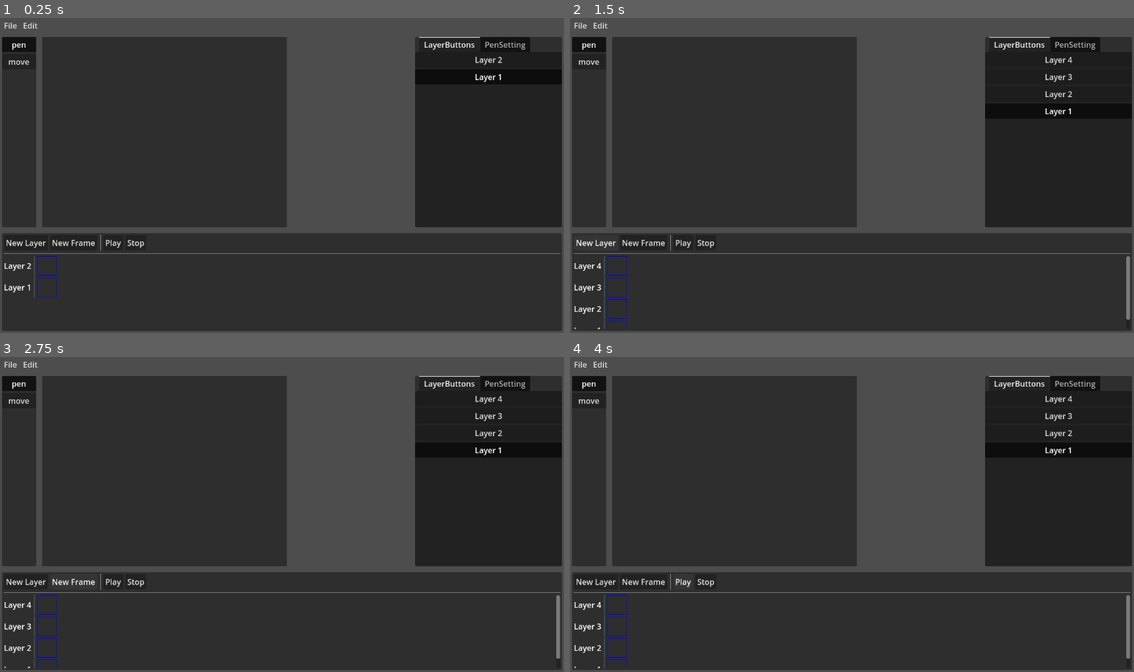
Above: before the commit, frames 1-4 (two rows, left to right).
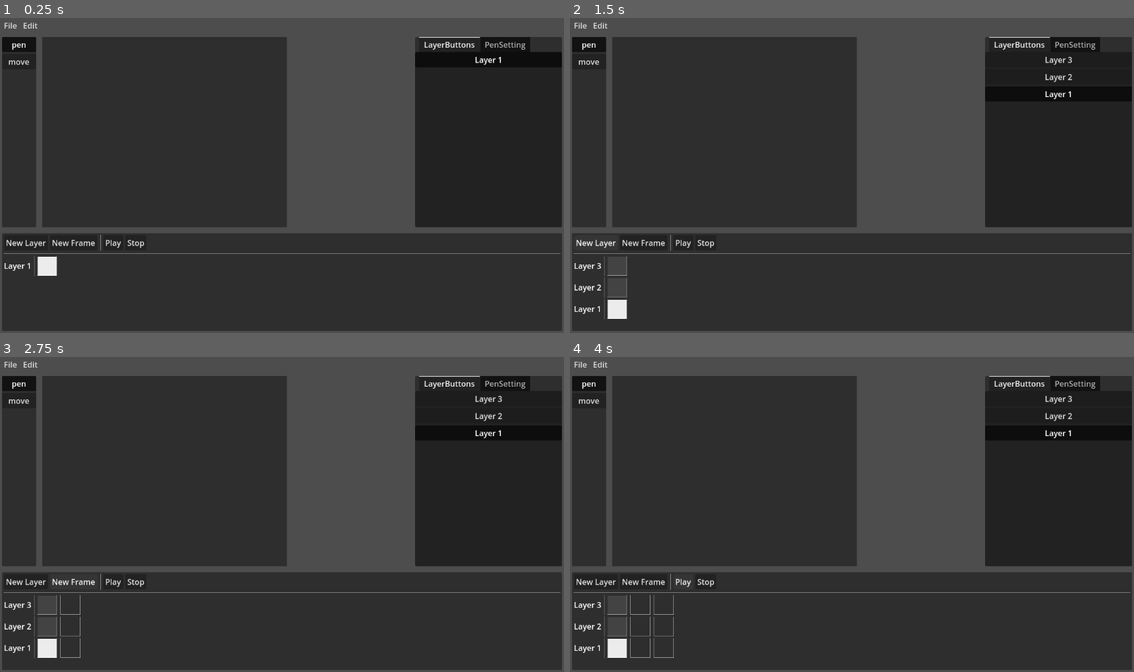
Above: after the commit, the same moments.

Repository: LaoDie1/godot-animation-board
Game: Godot game, scene res://src/main/main.tscn
Two runs of this game, one before a commit and one after it. Both use one fixed random seed, a clock stepped at 60 frames per second and the inputs below.
Inputs:
- Up to frame 1 (0.25 s): no input
- Up to frame 2 (1.5 s): click "New Layer" at 0.5 s; click "New Layer" at 1.25 s
- Up to frame 3 (2.75 s): click "New Frame" at 2 s
- Up to frame 4 (4 s): click "New Frame" at 2.75 s; click "Play" at 3.5 s

The runs differ from the first frame. In frame 1, 0.4% of the frame differs, in the area x 0-90%, y 12-89%; in frame 2, 0.6%; in frame 3, 0.7%; in frame 4, 0.8%, in the area x 0-100%, y 12-99%.

Commit message:
更新代码

Diff:
--- a/src/config/project_data.gd
+++ b/src/config/project_data.gd
@@ -10,8 +10,10 @@
 ##这里统一处理整个项目的数据
 extends Node
 
+
 const DEFAULT_LAYER = 1
 const DEFAULT_FRAME = 1
+const THUMBNAILS_SIZE = Vector2i(40, 40) # 缩略图大小
 
 
 #============================================================
@@ -92,9 +94,10 @@
 signal newly_frame(frame_id: int)
 signal frame_changed(last_frame_id: int, frame_id: int)
 signal texture_changed(layer_id: int, frame_id: int)
-
-
-var _current_frame : int = 0
+signal select_layers_changed()
+
+
+var _current_frame : int = 1
 var _auto_incr_layer_id : int = 0
 var _auto_incr_frame_id : int = 0
 var _frame_ids : Dictionary = {} # 帧ID列表
@@ -147,8 +150,6 @@
 ## 新的动画帧
 func new_frame() -> int:
 	_auto_incr_frame_id += 1
-	if _auto_incr_frame_id == 1:
-		_current_frame = 1
 	_frame_ids[_auto_incr_frame_id] = null
 	# 所有层增加新的帧图像
 	for layer_id in get_layer_ids():
@@ -176,21 +177,55 @@
 	var data = get_image_data(layer_id, frame_id)
 	data[PropertyName.KEY.TEXTURE] = texture
 	var id = "%d,%d" % [layer_id, frame_id]
-	_id_to_thumbnails.erase(id)
+	_update_thumbnails(layer_id, frame_id, texture)
 	texture_changed.emit(layer_id, frame_id, texture)
 
-## 添加可绘制到的层
-func add_select_layer(layer_id: int):
-	_selected_layer_ids[layer_id] = null
+func _update_thumbnails(layer_id: int, frame_id: int, texture: ImageTexture):
+	var id = "%d,%d" % [layer_id, frame_id]
+	var _texture := get_image_texture(layer_id, frame_id).duplicate(true) as ImageTexture
+	_texture.set_size_override( THUMBNAILS_SIZE )
+	_id_to_thumbnails[ id ] = _texture
+
+## 获取缩略图
+func get_thumbnails(layer_id: int, frame_id: int) -> ImageTexture:
+	var id = "%d,%d" % [layer_id, frame_id]
+	#var id = "%d,%d,%s" % [layer_id, frame_id, size]
+	if not _id_to_thumbnails.has(id):
+		var texture = get_image_texture(layer_id, frame_id).duplicate(true)
+		_update_thumbnails(layer_id, frame_id, texture)
+	return _id_to_thumbnails[id]
+
+## 添加选中的层
+func add_select_layer(layer_id: int) -> bool:
+	if not _selected_layer_ids.has(layer_id):
+		_selected_layer_ids[layer_id] = null
+		select_layers_changed.emit()
+		return true
+	return false
+
+## 移除选中的层
+func remove_select_layer(layer_id: int) -> bool:
+	if _selected_layer_ids.erase(layer_id):
+		select_layers_changed.emit()
+		return true
+	return false
 
 ## 添加可绘制到的层
 func add_select_layers(layer_ids: Array):
-	for id in layer_ids:
-		_selected_layer_ids[id] = null
+	var added = false
+	for layer_id in layer_ids:
+		if add_select_layer(layer_id):
+			added = true
+	if added:
+		select_layers_changed.emit()
 
 ## 清除可绘制到的层
 func clear_select_layer():
 	_selected_layer_ids.clear()
+
+## 是选中的层
+func is_select_layer(layer_id: int) -> bool:
+	return _selected_layer_ids.has(layer_id)
 
 ## 获取选中的层
 func get_select_layer_ids() -> Array:
@@ -207,14 +242,3 @@
 
 func get_image_data_by_current_frame(layer_id: int) -> Dictionary:
 	return get_image_data(layer_id, _current_frame)
-
-## 获取缩略图
-func get_thumbnails(layer_id: int, frame_id: int) -> ImageTexture:
-	var size = Vector2i(40, 40)
-	var id = "%d,%d" % [layer_id, frame_id]
-	#var id = "%d,%d,%s" % [layer_id, frame_id, size]
-	if not _id_to_thumbnails.has(id):
-		var texture := get_image_texture(layer_id, frame_id).duplicate(true) as ImageTexture
-		texture.set_size_override( size )
-		_id_to_thumbnails[ id ] = texture
-	return _id_to_thumbnails[id]
--- a/src/main/draw_container/draw_container.gd
+++ b/src/main/canvas_container/canvas_container.gd
@@ -6,7 +6,7 @@
 # - version: 4.2.1
 #============================================================
 ## 绘图容器
-class_name DrawContainer
+class_name CanvasContainer
 extends Control
 
 
@@ -95,11 +95,9 @@
 func get_image_layer(layer_id: int) -> ImageLayer:
 	return _id_to_layer_node[layer_id]
 
+## 获取所有画布节点
 func get_image_layer_nodes() -> Array[ImageLayer]:
-	var list : Array[ImageLayer] = []
-	for layer_id in _id_to_layer_node:
-		list.append(_id_to_layer_node[layer_id])
-	return list
+	return Array(_id_to_layer_node.values(), TYPE_OBJECT, "Control", ImageLayer)
 
 ## 更新画布
 func update_canvas():
@@ -135,3 +133,17 @@
 	var offset : Vector2 = Vector2(input_board.get_last_release_point() - input_board.get_last_pressed_point())
 	for layer_id in ProjectData.get_select_layer_ids():
 		get_image_layer(layer_id).set_offset_colors(offset)
+		var texture = get_image_layer(layer_id).get_image_texture()
+
+		ProjectData.update_texture( layer_id, ProjectData.get_current_frame(), texture )
+
+
+func _on_pen_draw_finished() -> void:
+	var frame_id = ProjectData.get_current_frame()
+	for layer_id in ProjectData.get_select_layer_ids():
+		var texture = get_image_layer(layer_id).get_image_texture()
+		ProjectData.update_texture( layer_id, frame_id, texture )
+
+
+func _on_pen_ready_draw() -> void:
+	grab_focus()
--- a/src/main/draw_container/draw_container.tscn
+++ b/src/main/canvas_container/canvas_container.tscn
@@ -1,12 +1,12 @@
 [gd_scene load_steps=6 format=3 uid="uid://d4in7v80fs4g5"]
 
-[ext_resource type="Script" path="res://src/main/draw_container/draw_container.gd" id="1_pvtiu"]
-[ext_resource type="Script" path="res://src/main/draw_container/tool/pen.gd" id="3_nf0la"]
-[ext_resource type="Script" path="res://src/main/draw_container/tools.gd" id="3_s7dgr"]
-[ext_resource type="Script" path="res://src/main/draw_container/input_board.gd" id="3_wuo3d"]
-[ext_resource type="Script" path="res://src/main/draw_container/tool/move.gd" id="4_y3iy2"]
+[ext_resource type="Script" path="res://src/main/canvas_container/canvas_container.gd" id="1_pvtiu"]
+[ext_resource type="Script" path="res://src/main/canvas_container/tool/pen.gd" id="3_nf0la"]
+[ext_resource type="Script" path="res://src/main/canvas_container/tools.gd" id="3_s7dgr"]
+[ext_resource type="Script" path="res://src/main/canvas_container/input_board.gd" id="3_wuo3d"]
+[ext_resource type="Script" path="res://src/main/canvas_container/tool/move.gd" id="4_y3iy2"]
 
-[node name="DrawContainer" type="Control"]
+[node name="CanvasContainer" type="Control"]
 texture_filter = 1
 layout_mode = 3
 anchors_preset = 15
@@ -63,7 +63,9 @@
 [node name="move" type="Node" parent="tools"]
 script = ExtResource("4_y3iy2")
 
+[connection signal="draw_finished" from="tools/pen" to="." method="_on_pen_draw_finished"]
 [connection signal="drawn" from="tools/pen" to="." method="draw_by_data"]
+[connection signal="ready_draw" from="tools/pen" to="." method="_on_pen_ready_draw"]
 [connection signal="move_finished" from="tools/move" to="." method="_on_move_move_finished"]
 [connection signal="move_position" from="tools/move" to="." method="_on_move_move_position"]
 [connection signal="ready_move" from="tools/move" to="." method="_on_move_ready_move"]
--- a/src/main/draw_container/image_layer.gd
+++ b/src/main/canvas_container/image_layer.gd
@@ -40,7 +40,6 @@
 	draw_texture(_image_texture, Vector2(0,0))
 	if self.size != Vector2(_rect.size):
 		self.size = Vector2(_rect.size)
-	image_changed.emit()
 
 
 #============================================================
@@ -89,6 +88,7 @@
 	# 更新
 	_image = new_image
 	_image_texture.update(_image)
+	image_changed.emit()
 	queue_redraw()
 
 
@@ -115,4 +115,5 @@
 
 	# 更新
 	_image_texture.update(_image)
+	image_changed.emit()
 	queue_redraw()
--- a/src/main/draw_container/tool/pen.gd
+++ b/src/main/canvas_container/tool/pen.gd
@@ -10,8 +10,10 @@
 extends ToolBase
 
 
+signal ready_draw()
 ## 绘制
 signal drawn(data: Dictionary)
+signal draw_finished()
 
 
 var _stroke_points : Array[Vector2i] = [] # 绘制时的笔触大小
@@ -48,6 +50,7 @@
 
 func _pressed():
 	_drawn_points_color.clear()
+	ready_draw.emit()
 
 
 func _press_move(last_point: Vector2i, current_point: Vector2i) -> void:
@@ -64,3 +67,7 @@
 				draw_data[tmp_p] = pen_color
 		if not draw_data.is_empty():
 			drawn.emit(draw_data)
+
+
+func _release():
+	draw_finished.emit()
--- a/src/main/image_layer_timeline/frame_track.gd
+++ b/src/main/image_layer_timeline/frame_track.gd
@@ -16,36 +16,22 @@
 
 ## 当前的层级ID
 @export var layer_id : int = 0
-## 每帧图像显示的大小
-@export var frame_image_size : float = 20.0:
-	set(v):
-		if frame_image_size != v:
-			frame_image_size = v
-			for texture:ImageTexture in _id_to_frame_images.values():
-				texture.set_size_override(Vector2i(frame_image_size, frame_image_size))
-			queue_redraw()
-## 时间刻度
-@export var timescale : int = 24:
-	set(v):
-		if timescale != v:
-			timescale = v
-			queue_redraw()
 ## 偏移显示的图像
 @export_range(0, 1, 1, "or_greater") var offset_frame : int = 0:
 	set(v):
 		if offset_frame != v:
 			offset_frame = v
 			queue_redraw()
-## 偏移显示的图像
-@export_range(0, 1, 1, "or_greater") var select_frame : int = 1:
-	set(v):
-		if select_frame != v:
-			select_frame = v
-			queue_redraw()
+
+# 图像大小
+var _frame_image_size : int = 40
+# 帧对应的缩略图
+var _id_to_frame_images : Dictionary = {}
 
 
-## 帧对应的缩略图
-var _id_to_frame_images : Dictionary = {}
+static var frame_board_color: Color = Color(1, 1, 1, 0.5)
+static var select_frame_color: Color = Color(1, 1, 1, 0.1)
+static var select_layer_color: Color = Color(1, 1, 1, 0.9)
 
 
 #============================================================
@@ -55,37 +41,47 @@
 	clip_contents = true
 
 
+func _ready() -> void:
+	ProjectData.newly_frame.connect(
+		func(frame_id):
+			queue_redraw()
+	)
+	ProjectData.frame_changed.connect(
+		func(last_frame_id: int, frame_id: int):
+			queue_redraw()
+	)
+
+
 func _draw() -> void:
 	if layer_id == 0:
 		return
-	var count : int = ceili((size.x-frame_image_size) / 24)
+	var count : int = ceili((size.x-_frame_image_size) / 24)
 	var rect = Rect2i()
-	rect.size = Vector2i(frame_image_size, frame_image_size)
+	rect.size = Vector2i(_frame_image_size, _frame_image_size)
+	# 绘制缩略图
 	var frame_id : int
-	var texture : ImageTexture
 	var frame_ids : Array = ProjectData.get_frame_ids()
 	for idx in count:
 		if idx + offset_frame >= frame_ids.size():
 			break
 		frame_id = frame_ids[idx + offset_frame]
-		texture = ProjectData.get_thumbnails(layer_id, frame_id)
-		rect.position.x = (idx - 1) * 24 * 2
-		draw_texture_rect(texture, rect, false)
+		rect.position.x = (idx) * 24 * 2
+		draw_texture_rect(
+			ProjectData.get_thumbnails(layer_id, frame_id),
+			rect, false
+		)
+		draw_rect(rect, frame_board_color, false)
+
 	# 选中的帧
-	var offset_p = (select_frame - 1) * Vector2(24 * 2, 0) + Vector2(1,1)
-	draw_rect( Rect2(offset_p, Vector2(40, 40) - Vector2(1,1)), Color.BLUE, false)
+	var offset_p = (ProjectData.get_current_frame() - 1) * Vector2(24 * 2, 0) + Vector2(1,1)
+	draw_rect( Rect2(offset_p, Vector2(40, 40) - Vector2(1,1)), select_frame_color, true)
+	if ProjectData.is_select_layer(layer_id):
+		draw_rect( Rect2(offset_p, Vector2(40, 40) - Vector2(1,1)), select_layer_color, true)
 
 
 func _gui_input(event: InputEvent) -> void:
 	if event is InputEventMouseButton:
 		if event.pressed and event.button_index == MOUSE_BUTTON_LEFT:
 			var frame_id = int(get_local_mouse_position().x / (24 * 2)) + 1
+			ProjectData.update_current_frame(frame_id)
 			clicked_frame.emit(frame_id)
-
-
-
-#============================================================
-#  自定义
-#============================================================
-func add_frame(frame_id: int, texture: ImageTexture):
-	queue_redraw()
--- a/src/main/image_layer_timeline/image_layer_timeline.gd
+++ b/src/main/image_layer_timeline/image_layer_timeline.gd
@@ -27,8 +27,8 @@
 			frame_track.offset_frame = offset_frame
 
 
-@onready var frame_item_template: HBoxContainer = %FrameItemTemplate
-@onready var frames_container: VBoxContainer = %frames_container
+@onready var frame_track_item_template: HBoxContainer = %FrameTrackItemTemplate
+@onready var frame_track_container: VBoxContainer = %FrameTrackContainer
 
 
 var _last_layer_id : int = ProjectData.DEFAULT_LAYER
@@ -42,7 +42,11 @@
 #============================================================
 func _init() -> void:
 	ProjectData.newly_layer.connect(create_layer)
-	ProjectData.newly_frame.connect(create_frame)
+	ProjectData.texture_changed.connect(
+		func(layer_id, frame_id, texture):
+			var frame_track = get_frame_track(layer_id)
+			frame_track.queue_redraw()
+	)
 
 
 #============================================================
@@ -56,17 +60,17 @@
 	layer_frame_changed.emit(_last_layer_id, _last_frame_id, layer_id, frame_id)
 	_last_layer_id = layer_id
 	_last_frame_id = frame_id
-	var frame_track:FrameTrack
-	for id in _id_to_frame_track:
-		frame_track = get_frame_track(id)
-		frame_track.select_frame = frame_id
+	# 选中层
+	if not Input.is_key_pressed(KEY_SHIFT):
+		ProjectData.clear_select_layer()
+	ProjectData.add_select_layer(layer_id)
+
 
 func get_last_frame_id() -> int:
 	return _last_frame_id
 
 func get_last_layer_id() -> int:
 	return _last_layer_id
-
 
 func get_frame_track(layer_id: int) -> FrameTrack:
 	var frame_item : Node = _id_to_frame_track[layer_id]
@@ -76,9 +80,9 @@
 ## 创建层级
 func create_layer(layer_id: int):
 	# 帧轨道
-	var item = frame_item_template.duplicate()
-	frames_container.add_child(item)
-	frames_container.move_child(item, 0)
+	var item = frame_track_item_template.duplicate()
+	frame_track_container.add_child(item)
+	frame_track_container.move_child(item, 0)
 	_id_to_frame_track[layer_id] = item
 	# 层级名称
 	var label = item.get_node("Label")
@@ -87,19 +91,7 @@
 	var frame_track : FrameTrack = get_frame_track(layer_id)
 	frame_track.layer_id = layer_id
 	frame_track.clicked_frame.connect(_clicked_frame.bind(layer_id))
-	# 帧轨道的图片
-	var texture : ImageTexture
-	for frame_id in ProjectData.get_frame_ids():
-		texture = ProjectData.get_image_texture(layer_id, frame_id)
-		frame_track.add_frame(frame_id, texture)
 
-
-## 创建帧
-func create_frame(frame_id: int):
-	for layer_id in ProjectData.get_layer_ids():
-		var frame_track : FrameTrack = get_frame_track(layer_id)
-		var texture = ProjectData.get_image_texture(layer_id, frame_id)
-		frame_track.add_frame(frame_id, texture)
 
 
 #============================================================
--- a/src/main/image_layer_timeline/image_layer_timeline.tscn
+++ b/src/main/image_layer_timeline/image_layer_timeline.tscn
@@ -30,7 +30,7 @@
 
 [node name="Templates" type="Node" parent="."]
 
-[node name="FrameItemTemplate" type="HBoxContainer" parent="Templates"]
+[node name="FrameTrackItemTemplate" type="HBoxContainer" parent="Templates"]
 unique_name_in_owner = true
 custom_minimum_size = Vector2(0, 40)
 offset_left = 31.0
@@ -40,21 +40,20 @@
 size_flags_horizontal = 3
 metadata/_edit_group_ = true
 
-[node name="Label" type="Label" parent="Templates/FrameItemTemplate"]
+[node name="Label" type="Label" parent="Templates/FrameTrackItemTemplate"]
 layout_mode = 2
 mouse_filter = 1
 text = "Layer 1"
 
-[node name="VSeparator" type="VSeparator" parent="Templates/FrameItemTemplate"]
+[node name="VSeparator" type="VSeparator" parent="Templates/FrameTrackItemTemplate"]
 layout_mode = 2
 mouse_filter = 1
 
-[node name="FrameTrack" type="Control" parent="Templates/FrameItemTemplate"]
+[node name="FrameTrack" type="Control" parent="Templates/FrameTrackItemTemplate"]
 layout_mode = 2
 size_flags_horizontal = 3
 mouse_filter = 1
 script = ExtResource("2_g6gli")
-frame_image_size = 40.0
 
 [node name="MarginContainer" type="MarginContainer" parent="."]
 layout_mode = 1
@@ -104,7 +103,7 @@
 layout_mode = 2
 size_flags_vertical = 3
 
-[node name="frames_container" type="VBoxContainer" parent="MarginContainer/VBoxContainer/ScrollContainer"]
+[node name="FrameTrackContainer" type="VBoxContainer" parent="MarginContainer/VBoxContainer/ScrollContainer"]
 unique_name_in_owner = true
 layout_mode = 2
 size_flags_horizontal = 3
--- a/src/main/layer_buttons.gd
+++ b/src/main/layer_buttons.gd
@@ -9,13 +9,9 @@
 extends VBoxContainer
 
 
-signal selected_layers()
-
-
 const META_KEY_ID = "_id"
 
 var _id_to_layer_data : Dictionary = {}
-var _selected_layer_ids : Array = []
 var _selected_layers : Array = []
 var _button_groups : ButtonGroup = ButtonGroup.new()
 
@@ -27,14 +23,21 @@
 	_button_groups.pressed.connect(
 		func(button):
 			var id = button.get_meta(META_KEY_ID)
-			var data = get_layer_data(id)
-			_selected_layers.append(data["node"])
-
-			_selected_layer_ids.clear()
-			_selected_layer_ids = [id]
-			self.selected_layers.emit()
+			ProjectData.clear_select_layer()
+			ProjectData.add_select_layers([id])
 	)
 	ProjectData.newly_layer.connect(create_layer)
+	ProjectData.select_layers_changed.connect(
+		func():
+			var layers_ids = ProjectData.get_select_layer_ids()
+			for layer_id in _id_to_layer_data:
+				var button : BaseButton = _id_to_layer_data[layer_id]["node"]
+				if layers_ids.has(layer_id):
+					if not button.button_pressed:
+						button.button_pressed = true
+				else:
+					button.button_pressed = false
+	)
 
 
 #============================================================
@@ -49,9 +52,6 @@
 	add_child(button)
 	move_child(button, 0)
 	return button
-
-func get_selected_layer_ids() -> Array:
-	return _selected_layer_ids
 
 func get_layer_data(id: int) -> Dictionary:
 	return _id_to_layer_data.get(id, {})
@@ -72,3 +72,4 @@
 
 func select_layer(layer_id: int):
 	get_layer_data(layer_id)["node"].button_pressed = true
+	ProjectData.add_select_layer(layer_id)
--- a/src/main/main.gd
+++ b/src/main/main.gd
@@ -5,12 +5,12 @@
 # - datetime: 2024-03-21 23:38:22
 # - version: 4.2.1
 #============================================================
-class_name DrawBoardMain
+class_name AnimationBoardMain
 extends Control
 
 
 @onready var menu: SimpleMenu = %SimpleMenu
-@onready var draw_container: DrawContainer = %DrawContainer
+@onready var canvas_container: CanvasContainer = %CanvasContainer
 @onready var layer_buttons: LayerButtons = %LayerButtons
 @onready var tool_button_container: BoxContainer = %tool_button_container
 @onready var image_layer_timeline: ImageLayerTimeline = %ImageLayerTimeline
@@ -29,14 +29,14 @@
 		func(last_frame_id, frame_id):
 			# 更新上一次的帧和层数据
 			for layer_id in ProjectData.get_layer_ids():
-				var image_layer : ImageLayer = draw_container.get_image_layer(layer_id)
+				var image_layer : ImageLayer = canvas_container.get_image_layer(layer_id)
 				var texture = image_layer.get_image_texture()
 				ProjectData.update_texture(layer_id, last_frame_id, texture)
 
 			# 加载当前帧和层的数据
 			for layer_id in ProjectData.get_layer_ids():
 				var data : Dictionary = ProjectData.get_image_data(layer_id, frame_id)
-				var image_layer : ImageLayer = draw_container.get_image_layer(layer_id)
+				var image_layer : ImageLayer = canvas_container.get_image_layer(layer_id)
 				image_layer.load_data(data)
 	)
 
@@ -52,13 +52,12 @@
 	tool_button_group.pressed.connect(
 		func(tool_button: BaseButton):
 			var tool_name = tool_button.name
-			draw_container.active_tool(tool_name)
+			canvas_container.active_tool(tool_name)
 	)
 	tool_button_container.get_child(0).button_pressed = true
 
 	# 创建图层
 	ProjectData.new_frame()
-	ProjectData.new_layer()
 	ProjectData.new_layer()
 	# 选中图层1
 	layer_buttons.select_layer(1)
@@ -116,12 +115,3 @@
 
 		_:
 			printerr("没有实现功能：", menu_path)
-
-
-func _on_layer_buttons_selected_layers() -> void:
-	ProjectData.clear_select_layer()
-	ProjectData.add_select_layers(layer_buttons.get_selected_layer_ids())
-
-
-func _on_image_layer_timeline_layer_frame_changed(last_layer_id: int, last_frame_id: int, layer_id: int, frame_id: int) -> void:
-	ProjectData.update_current_frame(frame_id)
--- a/src/main/main.tscn
+++ b/src/main/main.tscn
@@ -2,7 +2,7 @@
 
 [ext_resource type="Script" path="res://src/main/simple_menu.gd" id="1_3rbfd"]
 [ext_resource type="Script" path="res://src/main/main.gd" id="1_46xse"]
-[ext_resource type="PackedScene" uid="uid://d4in7v80fs4g5" path="res://src/main/draw_container/draw_container.tscn" id="3_3liki"]
+[ext_resource type="PackedScene" uid="uid://d4in7v80fs4g5" path="res://src/main/canvas_container/canvas_container.tscn" id="3_3liki"]
 [ext_resource type="Script" path="res://src/config/project_data.gd" id="5_iwf0a"]
 [ext_resource type="Script" path="res://src/main/layer_buttons.gd" id="5_lepq6"]
 [ext_resource type="PackedScene" uid="uid://k8o4b052xvcy" path="res://src/main/pen_setting.tscn" id="6_ge575"]
@@ -113,7 +113,7 @@
 layout_mode = 2
 size_flags_horizontal = 3
 
-[node name="DrawContainer" parent="MarginContainer/VBoxContainer/VSplitContainer/EditContainer/HSplitContainer/HSplitContainer/ScrollContainer" instance=ExtResource("3_3liki")]
+[node name="CanvasContainer" parent="MarginContainer/VBoxContainer/VSplitContainer/EditContainer/HSplitContainer/HSplitContainer/ScrollContainer" instance=ExtResource("3_3liki")]
 unique_name_in_owner = true
 layout_mode = 2
 anchors_preset = 0
@@ -145,5 +145,3 @@
 layout_mode = 2
 
 [connection signal="menu_pressed" from="MarginContainer/VBoxContainer/SimpleMenu" to="." method="_on_simple_menu_menu_pressed"]
-[connection signal="selected_layers" from="MarginContainer/VBoxContainer/VSplitContainer/EditContainer/HSplitContainer/HSplitContainer/PanelContainer/TabContainer/LayerButtons" to="." method="_on_layer_buttons_selected_layers"]
-[connection signal="layer_frame_changed" from="MarginContainer/VBoxContainer/VSplitContainer/ImageLayerTimeline" to="." method="_on_image_layer_timeline_layer_frame_changed"]
--- a/src/main/pen_setting.gd
+++ b/src/main/pen_setting.gd
@@ -17,6 +17,7 @@
 func _ready() -> void:
 	ProjectData.set_config(PropertyName.PEN.COLOR, pen_color.color)
 	ProjectData.set_config(PropertyName.PEN.LINE_WIDTH, pen_line_width.value)
+	pen_line_width.get_line_edit().focus_mode = Control.FOCUS_CLICK
 
 
 
Renamed: src/main/draw_container/input_board.gd -> src/main/canvas_container/input_board.gd
Renamed: src/main/draw_container/tool/move.gd -> src/main/canvas_container/tool/move.gd
Renamed: src/main/draw_container/tool/tool_base.gd -> src/main/canvas_container/tool/tool_base.gd
Renamed: src/main/draw_container/tools.gd -> src/main/canvas_container/tools.gd
